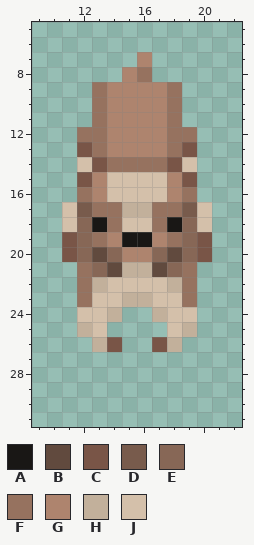
Pixel-art sprite -- assets/images/deer/run_down_1.png. Above: the version before the commit.
The file is 32x32 pixels. Colours within 5 levels of each other are drawn and written as one. Shown: x 9..22, y 5..31. The old version is drawn lined up with the new one.
Palette (. is transparent): A #191715  B #614a3e  C #795547  D #785b4c  E #876756  F #96725f  G #ae846e  H #c2b09b  J #d4c0aa
Pixels before, first column x 11:
 7 .....G....
 8 ....GF....
 9 ..FGGGGF..
10 ..FGGGGF..
11 ..FGGGGF..
12 .FFGGGGFF.
13 .CFGGGGFC.
14 .JCFFFFCJ.
15 .CGJJJJGC.
16 .FGJJJJGF.
17 JDFFHHFFDJ
18 JEAFJJFAEJ
19 CEFGAAGFEC
20 CEBEGGEBEC
21 .FEBHHBEF.
22 .FHJJJJHF.
23 .FJJHHJJF.
24 .JJH..HJJ.
25 .HJ....JH.
26 ..HC..CH..
Once edited:
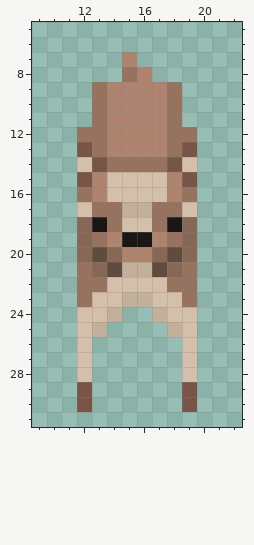
The edit:
whole drawing moved by +0,-1 (the old picture is shown already moved)
y 7: x 15..16 .G -> G.
y 8: x 15..16 GF -> FG
y 17: x 11..12 JD -> .J; x 19..20 DJ -> J.
y 18: x 11 J -> .; x 20 J -> .
y 19..20: x 11 C -> .; x 20 C -> .
y 22: x 13 H -> F; x 18 H -> F
y 25: x 12..13 HJ -> JH; x 18..19 JH -> HJ
y 26: x 12..14 .HC -> J..; x 17..19 CH. -> ..J
y 27..28: x 12 . -> J; x 19 . -> J
y 29..30: x 12 . -> C; x 19 . -> C
